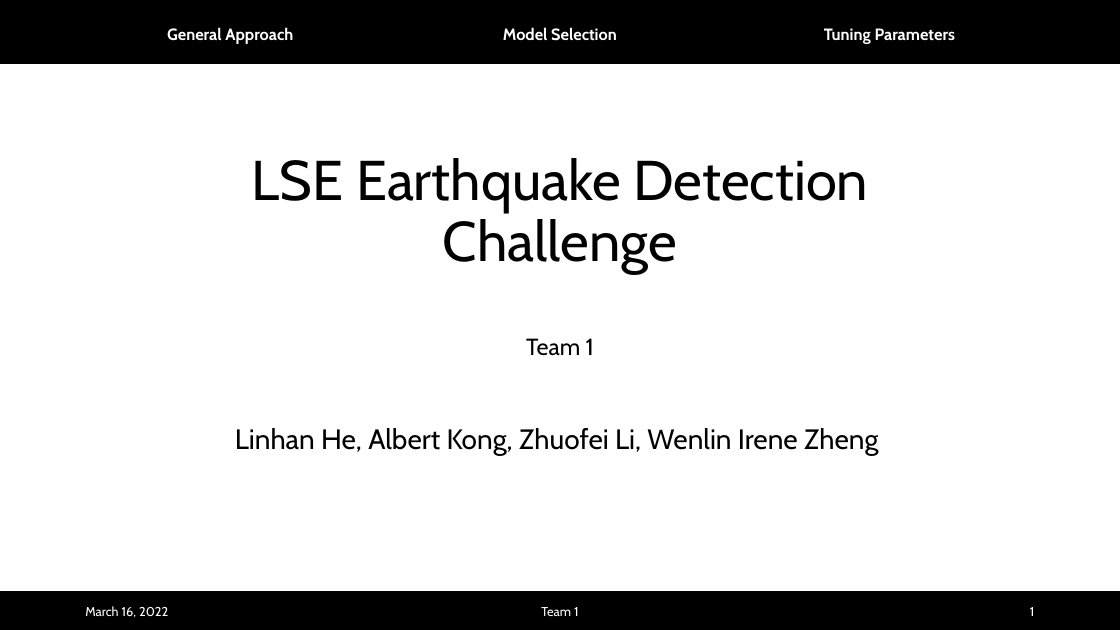
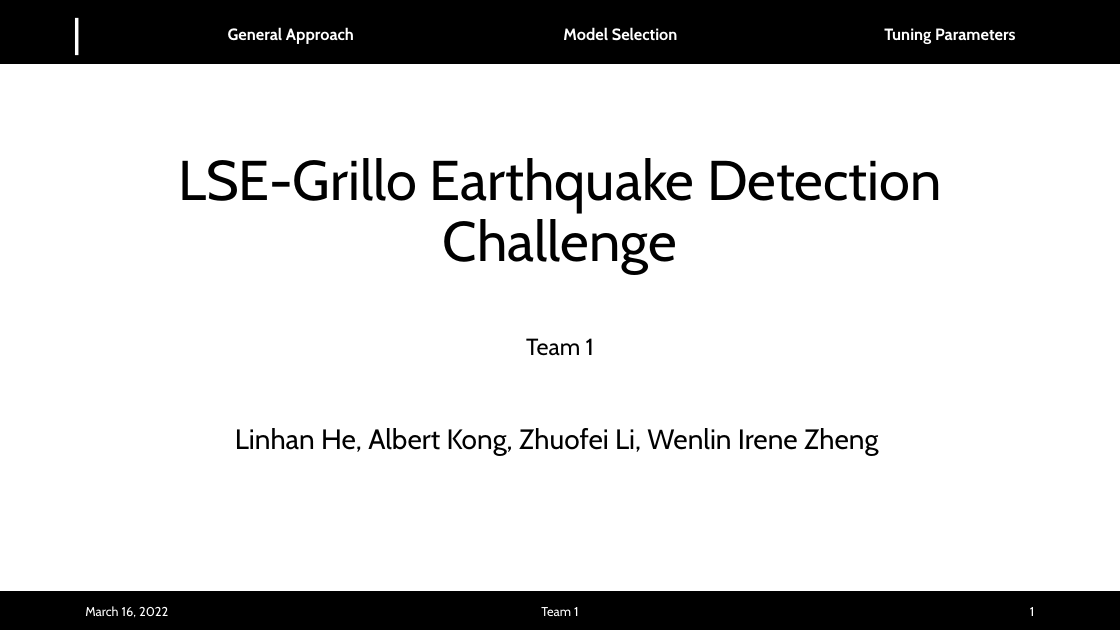
Before and after one commit to albertlk/grillochallenge, a slide deck: slide 1 of Challenge_Team1_v2.pptx. Drawn at 1120x630 pixels with LibreOffice and Linux fonts; fonts in the diff are those of the drawing; background and template pictures are left out. Boxes give left, top, right and bottom in pixels: in the first picture for what was removed or moved away, otherwise in the second. Text is boxed around its words. In the diff, an @@ line names an element or a change of style, - is before the commit and + after.

```diff
--- a/Challenge_Team1_v2.pptx
+++ b/Challenge_Team1_v2.pptx
@@ text added at (x1=64, y1=7, x2=89, y2=56), 33.3 pt, text #FFFFFF @@
+|
@@ 3 texts moved together from (x1=167, y1=27, x2=955, y2=44) to (x1=228, y1=27, x2=1015, y2=44) @@
@@ title at (x1=178, y1=158, x2=942, y2=273): text changed @@
-LSE Earthquake Detection Challenge
+LSE-Grillo Earthquake Detection Challenge
```
Also in this commit, not shown: 5 other slides changed, 1 slide added, 2 other files.
